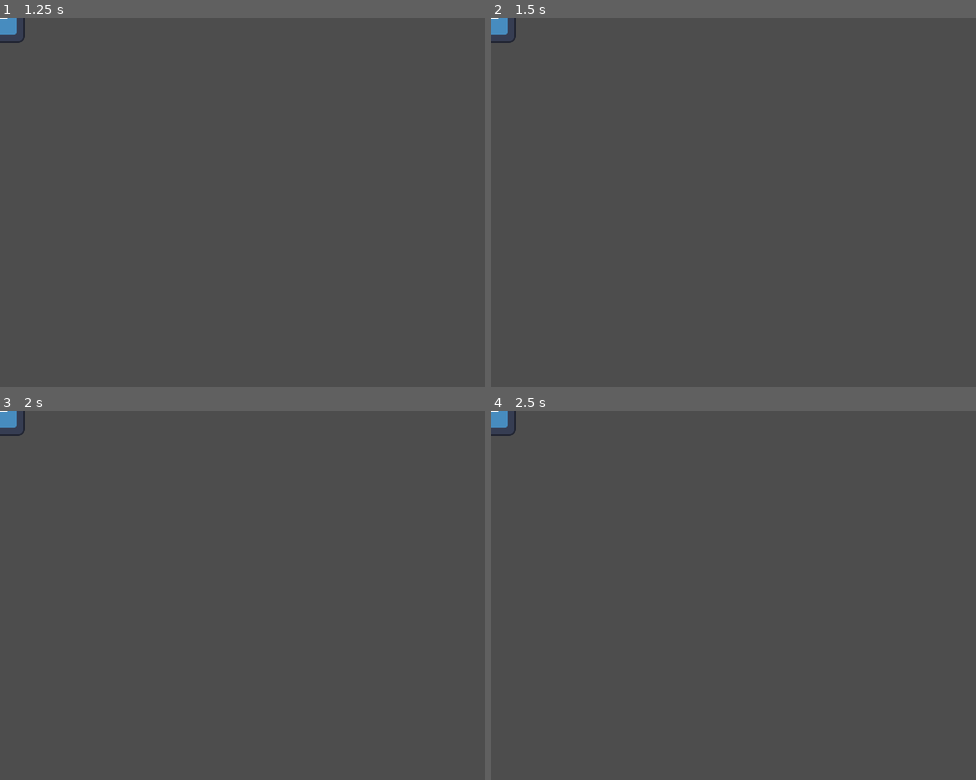
Above: before the commit, frames 1-4 (two rows, left to right).
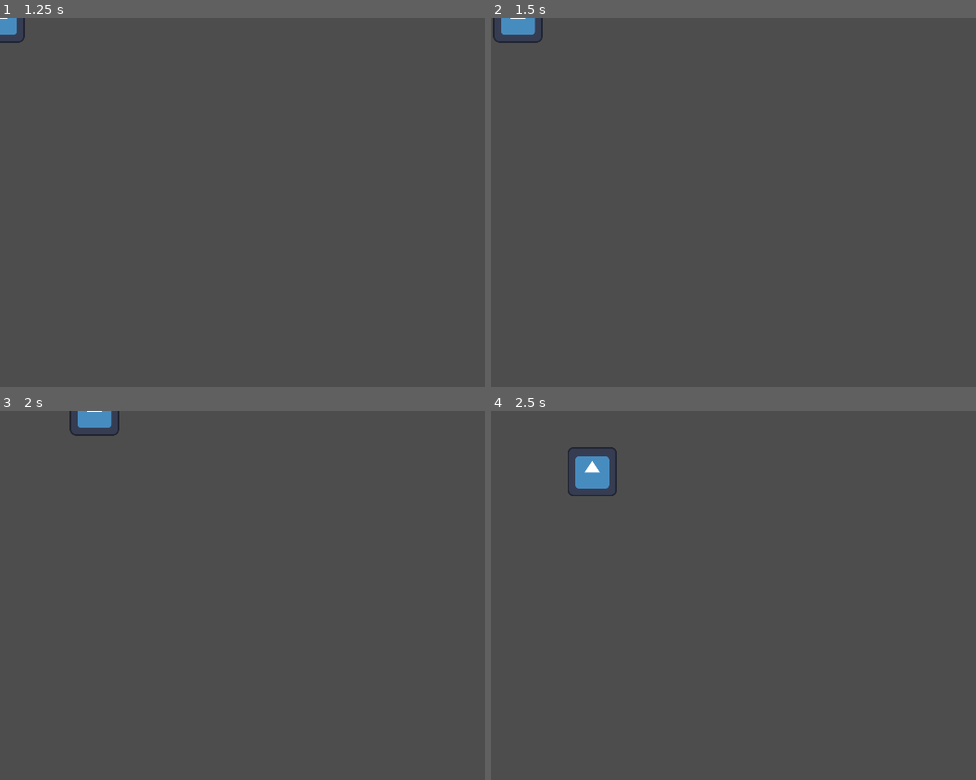
Above: after the commit, the same moments.

Repository: HuskyGameDev/2024s-team8
Game: Godot game, scene res://main.tscn
The game is run twice, just before and just after one commit, with the same random seed, the same clock (stepped at 60 frames per second) and the same inputs. The engine's default icon, where the game draws it, is replaced by a stand-in: a white triangle on a blue panel in a dark square.
Inputs:
- Up to frame 1 (1.25 s): click "Play" at 0.5 s
- Up to frame 2 (1.5 s): tap Enter at 1.25 s; hold D (RIGHT) from 1.28 s (still down); hold F (INTERACT) from 1.28 s (still down)
- Up to frame 3 (2 s): keep holding D (RIGHT); keep holding F (INTERACT)
- Up to frame 4 (2.5 s): release D (RIGHT) at 2.03 s; release F (INTERACT) at 2.03 s; hold S (DOWN) from 2.03 s (still down); tap F (INTERACT) at 2.1 s

Frame 1 is identical in both runs. In frame 2, 0.4% of the frame differs, in the area x 0-11%, y 0-7%; in frame 3, 0.6%; in frame 4, 1.0%, in the area x 0-26%, y 0-24%.

Commit message:
Inventory + Interaction Testing
Added a new scene and objects in the "Inventory Folder", which contains all the testing and prototyping for the inventory and interactions.

Diff:
--- /dev/null
+++ b/Inventory/Crowbar.gd
@@ -0,0 +1,16 @@
+extends Node2D
+
+
+@onready var interaction_area: InteractionArea = $InteractionArea
+@onready var player = get_tree().get_first_node_in_group("Player")
+
+# Called when the node enters the scene tree for the first time.
+func _ready():
+	interaction_area.interact = Callable(self, "_on_interact")
+	pass # Replace with function body.
+
+
+func _on_interact():
+	queue_free()
+	player.HasCrowbar = true
+	pass
--- /dev/null
+++ b/Inventory/Interaction/InteractionArea.gd
@@ -0,0 +1,18 @@
+extends Area2D
+class_name InteractionArea
+
+@export var action_name: String = "interact"
+
+var interact: Callable = func():
+	pass
+
+
+
+func _on_body_entered(body):
+	InteractionManager.register_area(self)
+	pass # Replace with function body.
+
+
+func _on_body_exited(body):
+	InteractionManager.unregister_area(self)
+	pass # Replace with function body.
--- /dev/null
+++ b/Inventory/Interaction/InteractionArea.tscn
@@ -0,0 +1,13 @@
+[gd_scene load_steps=2 format=3 uid="uid://bwmuhr4im6pbt"]
+
+[ext_resource type="Script" path="res://Inventory/Interaction/InteractionArea.gd" id="1_ntdh4"]
+
+[node name="InteractionArea" type="Area2D"]
+position = Vector2(-4532.57, -930.436)
+scale = Vector2(4.27147, 3.35897)
+collision_layer = 0
+collision_mask = 2
+script = ExtResource("1_ntdh4")
+
+[connection signal="body_entered" from="." to="." method="_on_body_entered"]
+[connection signal="body_exited" from="." to="." method="_on_body_exited"]
--- /dev/null
+++ b/Inventory/Interaction/InteractionManager.gd
@@ -0,0 +1,49 @@
+extends Node2D
+
+
+@onready var player = get_tree().get_first_node_in_group("Player")
+@onready var label = $Label
+
+const base_text = "F to "
+
+var active_areas = []
+var can_interact = true
+
+func register_area(area: InteractionArea):
+	active_areas.push_back(area)
+
+
+func unregister_area(area: InteractionArea):
+	var index = active_areas.find(area)
+	if index != -1:
+		active_areas.remove_at(index)
+
+
+func _process(delta):
+	if active_areas.size() > 0 && can_interact:
+		active_areas.sort_custom(_sort_by_distance_to_player)
+		label.text = base_text + active_areas[0].action_name
+		label.global_position = active_areas[0].global_position
+		label.global_position.y -= 150
+		label.global_position.x -= label.size.x / 2
+		label.show()
+	else:
+		label.hide()
+
+
+
+func _sort_by_distance_to_player(area1, area2):
+	var area1_to_player = player.global_position.distance_to(area1.global_position)
+	var area2_to_player = player.global_position.distance_to(area2.global_position)
+	return area1_to_player < area2_to_player
+
+
+func _input(event):
+	if event.is_action_pressed("INTERACT") && can_interact:
+		if active_areas.size() > 0:
+			can_interact = false
+			label.hide()
+
+			await active_areas[0].interact.call()
+
+			can_interact = true
--- /dev/null
+++ b/Inventory/Interaction/InteractionManager.tscn
@@ -0,0 +1,19 @@
+[gd_scene load_steps=2 format=3 uid="uid://cw115mstmkchl"]
+
+[ext_resource type="Script" path="res://Inventory/Interaction/InteractionManager.gd" id="1_ht3d8"]
+
+[node name="InteractionManager" type="Node2D"]
+script = ExtResource("1_ht3d8")
+
+[node name="Label" type="Label" parent="."]
+z_index = 20
+anchors_preset = 5
+anchor_left = 0.5
+anchor_right = 0.5
+offset_right = 94.0
+offset_bottom = 23.0
+grow_horizontal = 2
+theme_override_font_sizes/font_size = 50
+text = "F to Interact"
+horizontal_alignment = 1
+vertical_alignment = 1
--- /dev/null
+++ b/Inventory/InventoryTesting.tscn
@@ -0,0 +1,95 @@
+[gd_scene load_steps=12 format=3 uid="uid://coj1u2mipsnim"]
+
+[ext_resource type="PackedScene" uid="uid://ckvleqm7iw707" path="res://player.tscn" id="1_blpm0"]
+[ext_resource type="Script" path="res://Inventory/Crowbar.gd" id="2_13td0"]
+[ext_resource type="Texture2D" uid="uid://dlxwkt4n4n5to" path="res://Inventory/R.png" id="2_x51pv"]
+[ext_resource type="PackedScene" uid="uid://bwmuhr4im6pbt" path="res://Inventory/Interaction/InteractionArea.tscn" id="3_txqm4"]
+[ext_resource type="Texture2D" uid="uid://cbkwbxfsg6u7q" path="res://Inventory/Vent.png" id="5_2clci"]
+[ext_resource type="Script" path="res://Inventory/Vent.gd" id="5_sue18"]
+[ext_resource type="Script" path="res://Inventory/Monster.gd" id="7_ftdtg"]
+[ext_resource type="Texture2D" uid="uid://bq7i3gq5nox5k" path="res://Inventory/Helianth.png" id="8_nj4gj"]
+
+[sub_resource type="CircleShape2D" id="CircleShape2D_0kduy"]
+radius = 653.54
+
+[sub_resource type="CircleShape2D" id="CircleShape2D_irmx0"]
+radius = 733.38
+
+[sub_resource type="RectangleShape2D" id="RectangleShape2D_mjumx"]
+size = Vector2(259, 257)
+
+[node name="InventoryTesting" type="Node2D"]
+
+[node name="PlayerBody" parent="." groups=["Player"] instance=ExtResource("1_blpm0")]
+position = Vector2(462, 369)
+collision_layer = 2
+
+[node name="Label" type="Label" parent="PlayerBody"]
+visible = false
+z_index = 20
+offset_right = 568.0
+offset_bottom = 100.0
+theme_override_font_sizes/font_size = 40
+text = "I need some way to open this!"
+
+[node name="Crowbar" type="Node2D" parent="."]
+position = Vector2(1500, 350)
+script = ExtResource("2_13td0")
+
+[node name="CrowbarImage" type="Sprite2D" parent="Crowbar"]
+scale = Vector2(0.28, 0.355)
+texture = ExtResource("2_x51pv")
+
+[node name="InteractionArea" parent="Crowbar" instance=ExtResource("3_txqm4")]
+position = Vector2(0, 0)
+scale = Vector2(0.28, 0.355)
+action_name = "Collect"
+
+[node name="CollisionShape2D" type="CollisionShape2D" parent="Crowbar/InteractionArea"]
+shape = SubResource("CircleShape2D_0kduy")
+debug_color = Color(0, 0.6, 0.701961, 0.419608)
+
+[node name="Vent" type="Node2D" parent="."]
+position = Vector2(1000, 750)
+scale = Vector2(0.75, 0.75)
+script = ExtResource("5_sue18")
+
+[node name="Sprite2D" type="Sprite2D" parent="Vent"]
+scale = Vector2(0.25, 0.25)
+texture = ExtResource("5_2clci")
+
+[node name="InteractionArea" parent="Vent" instance=ExtResource("3_txqm4")]
+position = Vector2(0, 0)
+scale = Vector2(0.25, 0.25)
+
+[node name="CollisionShape2D" type="CollisionShape2D" parent="Vent/InteractionArea"]
+shape = SubResource("CircleShape2D_irmx0")
+
+[node name="Monster" type="Node2D" parent="."]
+position = Vector2(250, 700)
+
+[node name="Sprite2D" type="Sprite2D" parent="Monster"]
+scale = Vector2(4, 4)
+texture = ExtResource("8_nj4gj")
+
+[node name="Area2D" type="Area2D" parent="Monster"]
+collision_layer = 0
+collision_mask = 2
+script = ExtResource("7_ftdtg")
+
+[node name="Label" type="Label" parent="Monster/Area2D"]
+visible = false
+z_index = 20
+offset_left = -50.0
+offset_top = -600.0
+offset_right = 602.0
+offset_bottom = -429.0
+theme_override_font_sizes/font_size = 61
+text = "YOU ARE DIE!1!!1!!
+Press \"ESC\" to leave!!!!"
+
+[node name="CollisionShape2D" type="CollisionShape2D" parent="Monster/Area2D"]
+position = Vector2(3.5, 4.5)
+shape = SubResource("RectangleShape2D_mjumx")
+
+[connection signal="body_entered" from="Monster/Area2D" to="Monster/Area2D" method="_on_body_entered"]
--- /dev/null
+++ b/Inventory/Monster.gd
@@ -0,0 +1,20 @@
+extends Node2D
+
+@onready var player = get_tree().get_first_node_in_group("Player")
+@onready var label = $Label
+
+# Called when the node enters the scene tree for the first time.
+func _ready():
+	pass # Replace with function body.
+
+
+# Called every frame. 'delta' is the elapsed time since the previous frame.
+func _process(delta):
+	pass
+
+func _on_body_entered(body):
+	if body.is_in_group("Player"):
+		print("monster collide")
+		player.hide()
+		label.show()
+	pass # Replace with function body.
--- /dev/null
+++ b/Inventory/Vent.gd
@@ -0,0 +1,26 @@
+extends Node2D
+
+
+@onready var interaction_area: InteractionArea = $InteractionArea
+@onready var player = get_tree().get_first_node_in_group("Player")
+@onready var label = player.get_child(2)
+
+# Called when the node enters the scene tree for the first time.
+func _ready():
+	interaction_area.interact = Callable(self, "_on_interact")
+	pass # Replace with function body.
+
+
+func _on_interact():
+	if player.HasCrowbar:
+		queue_free()
+		label.hide()
+	else:
+		label.global_position = player.global_position
+		label.global_position.y -= 150
+		label.global_position.x -= label.size.x / 2
+		label.show()
+		await get_tree().create_timer(3.0).timeout
+		label.hide()
+		pass
+	pass
--- a/Practice.gd
+++ /dev/null
@@ -1,5 +0,0 @@
-extends Node2D
-
-func _process(delta):
-	if Input.is_action_just_pressed("ui_cancel"):
-		get_tree().quit()
--- a/player.gd
+++ b/player.gd
@@ -1,7 +1,9 @@
-extends Area2D
+extends CharacterBody2D
 
 @export var playerSpeed = 350
 var screen_size
+
+var HasCrowbar = false
 
 # Called when the node enters the scene tree for the first time.
 func _ready():
--- a/project.godot
+++ b/project.godot
@@ -14,6 +14,10 @@
 run/main_scene="res://main.tscn"
 config/features=PackedStringArray("4.2", "Forward Plus")
 config/icon="res://icon.svg"
+
+[autoload]
+
+InteractionManager="*res://Inventory/Interaction/InteractionManager.tscn"
 
 [display]
 
Not shown, changed: # Godot 4+ specific ignores.txt
Binary file added: Inventory/Crowbar.png
Not shown, added: Inventory/Crowbar.png.import
Binary file added: Inventory/Helianth.png
Not shown, added: Inventory/Helianth.png.import
Not shown, added: Inventory/R.png.import
Binary file added: Inventory/Vent.png
Not shown, added: Inventory/Vent.png.import
Not shown: 1 places in Practicing.tscn that only renumber resources
Not shown, added: Inventory/InvE1.tmp
Not shown, added: Inventory/InvED4A.tmp
Not shown, added: Inventory/InvF496.tmp
(and 1 more such lines)
